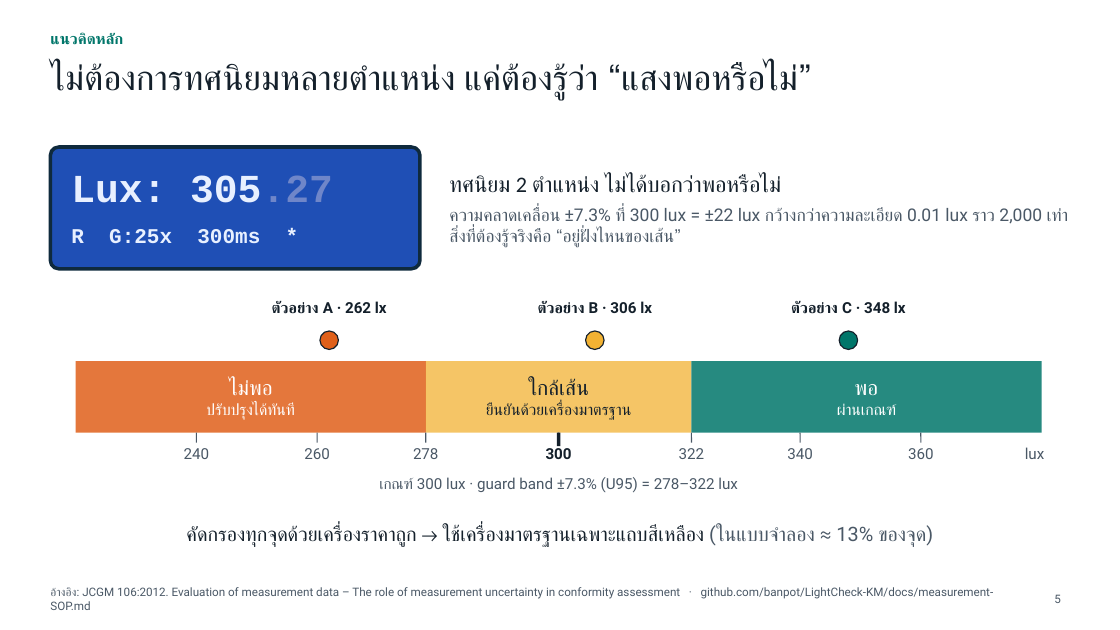
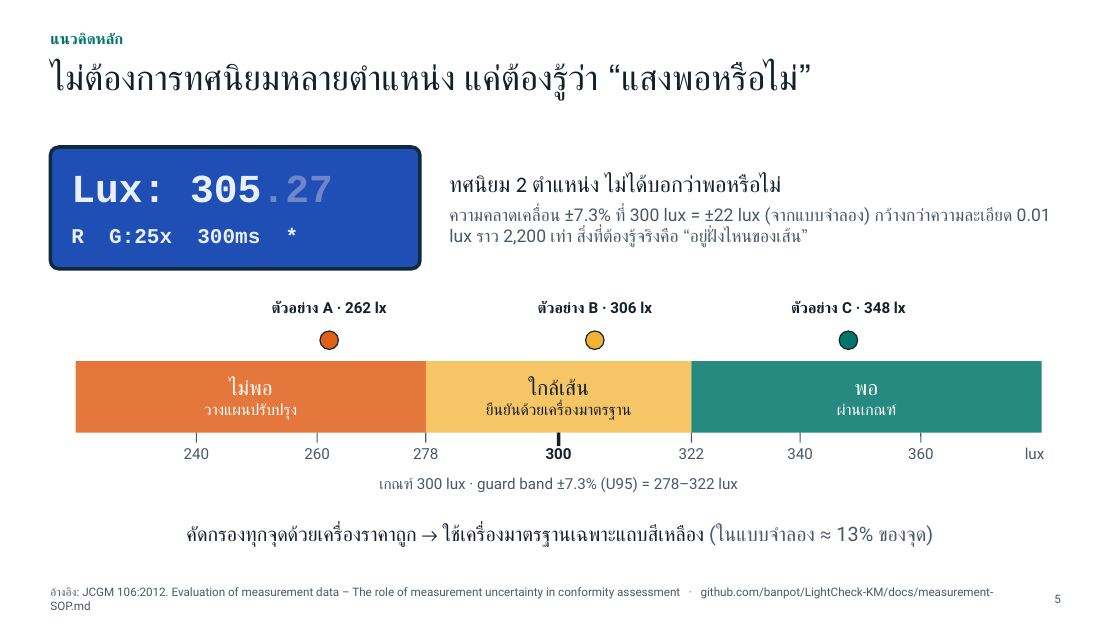
Before and after one commit to banpot/LightCheck-KM, a slide deck: slide 5 of presentation/LightCheck-KM_oral_KMDay2569.pptx. Drawn at 1120x630 pixels with LibreOffice and Linux fonts; fonts in the diff are those of the drawing; background and template pictures are left out. Boxes give left, top, right and bottom in pixels: in the first picture for what was removed or moved away, otherwise in the second. Text is boxed around its words. In the diff, an @@ line names an element or a change of style, - is before the commit and + after.

```diff
--- a/presentation/LightCheck-KM_oral_KMDay2569.pptx
+++ b/presentation/LightCheck-KM_oral_KMDay2569.pptx
@@ text at bbox=[449, 207, 1051, 247]: text changed @@
-ความคลาดเคลื่อน ±7.3% ที่ 300 lux = ±22 lux กว้างกว่าความละเอียด 0.01 lux ราว 2,000 เท่า สิ่งที่ต้องรู้จริงคือ “อยู่ฝั่งไหนของเส้น”
+ความคลาดเคลื่อน ±7.3% ที่ 300 lux = ±22 lux (จากแบบจำลอง) กว้างกว่าความละเอียด 0.01 lux ราว 2,200 เท่า สิ่งที่ต้องรู้จริงคือ “อยู่ฝั่งไหนของเส้น”
@@ text in rectangle at bbox=[204, 403, 297, 420]: text changed @@
-ปรับปรุงได้ทันที
+วางแผนปรับปรุง
```
Also in this commit, not shown: 11 other slides changed, 12 other files.
